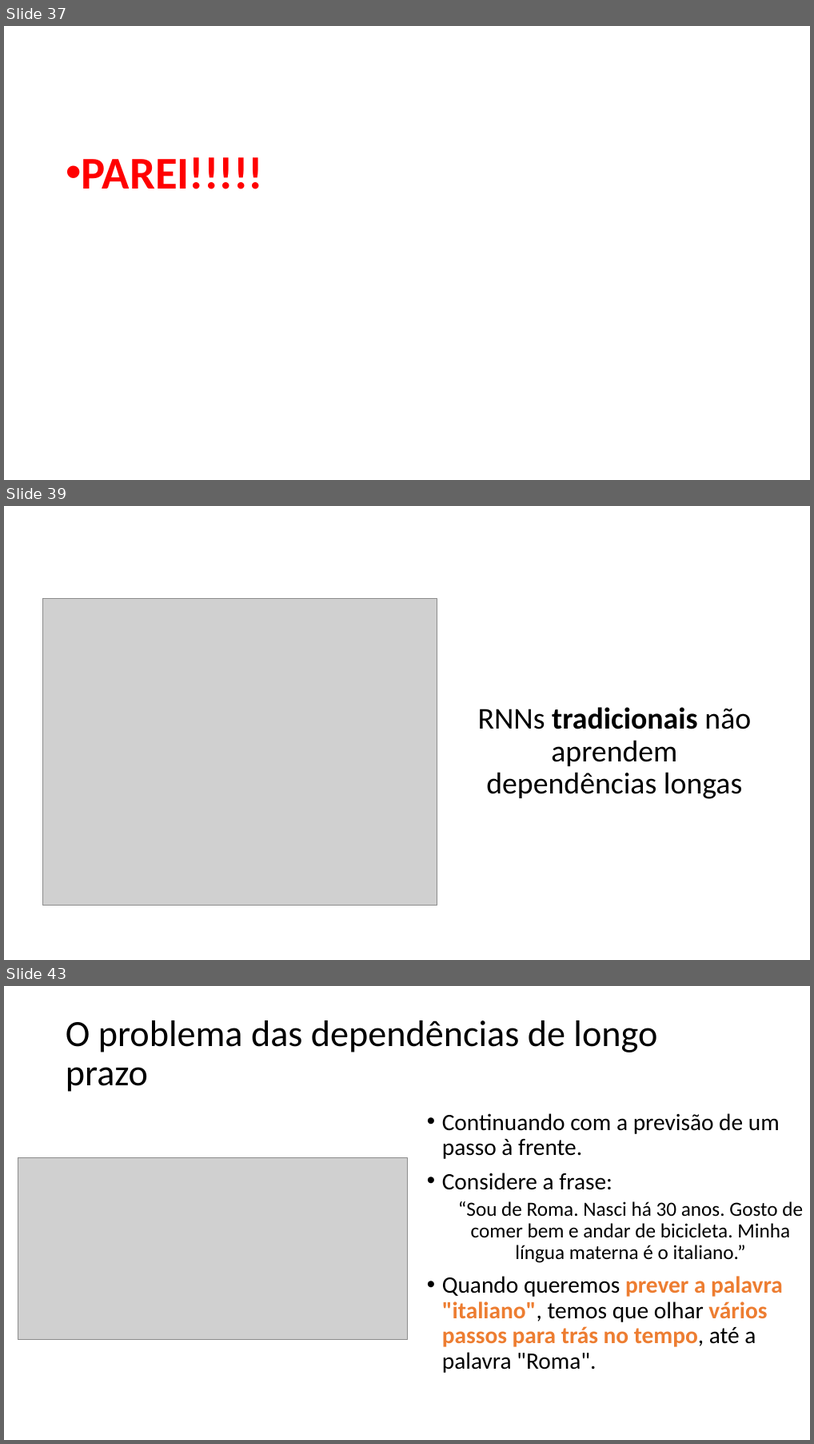
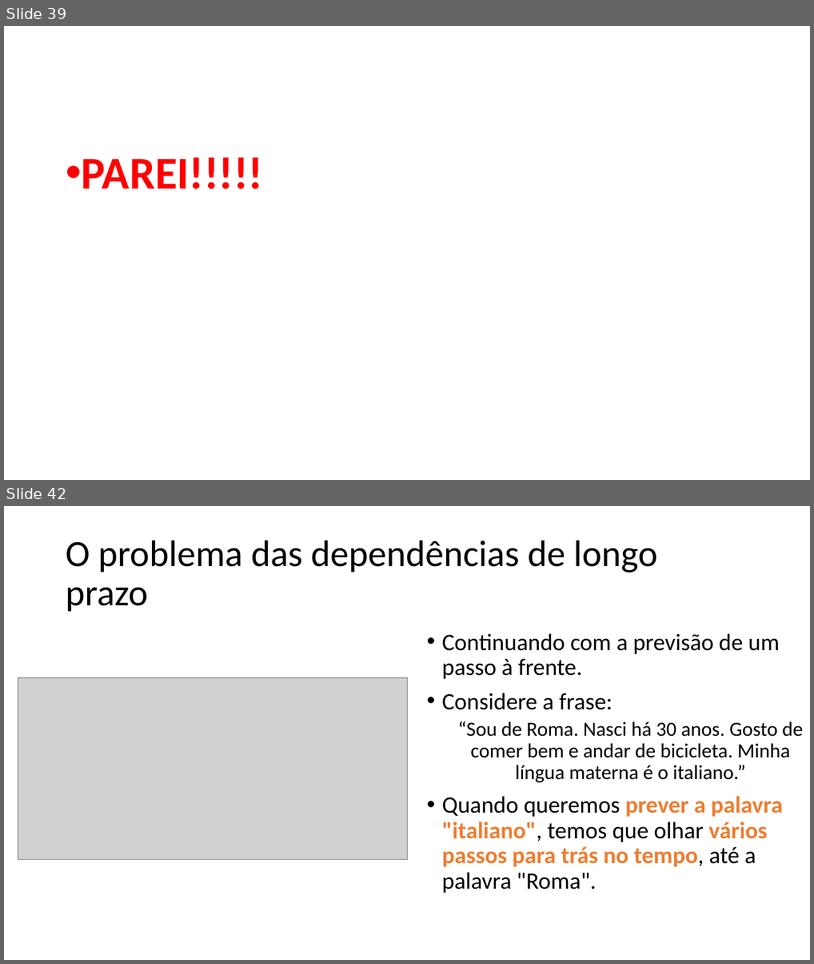
Before and after one commit to zz4fap/c24_inteligencia_artificial, a slide deck: slides/C24_RNN.pptx. Shown one above the other, each under a label of ours: slides 37, 39 and 43 before the commit, slides 39 and 42 after it; the slides between them are not shown. The pictures are 814x1444 and 814x964 pixels, drawn with LibreOffice and Linux fonts; fonts in the diff are those of the drawing; grey boxes stand for pictures. Boxes give left, top, right and bottom in pixels: in the first picture for what was removed or moved away, otherwise in the second. Text is boxed around its words. In the diff, an @@ line names an element or a change of style, - is before the commit and + after.

```diff
--- a/slides/C24_RNN.pptx
+++ b/slides/C24_RNN.pptx
@@ slide 39 removed at [4,506,810,960], background #FFFFFF @@
@@ picture removed at [42,599,437,904] @@
@@ text removed at [478,707,751,799] @@
-RNNs tradicionais não aprendem dependências longas
@@ what was slide 37 is now slide 39 @@
@@ what was slide 43 is now slide 42 @@
```
Also in this commit, not shown: 3 slides changed, 1 slide added, 1 other slide removed.
